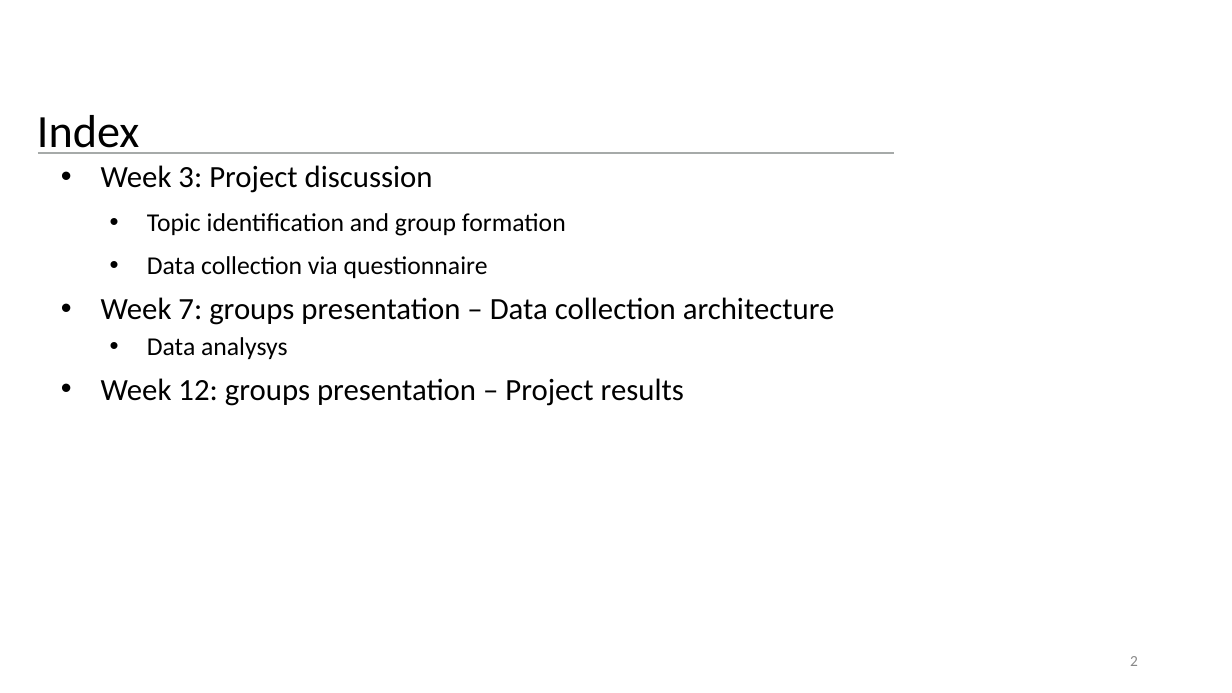
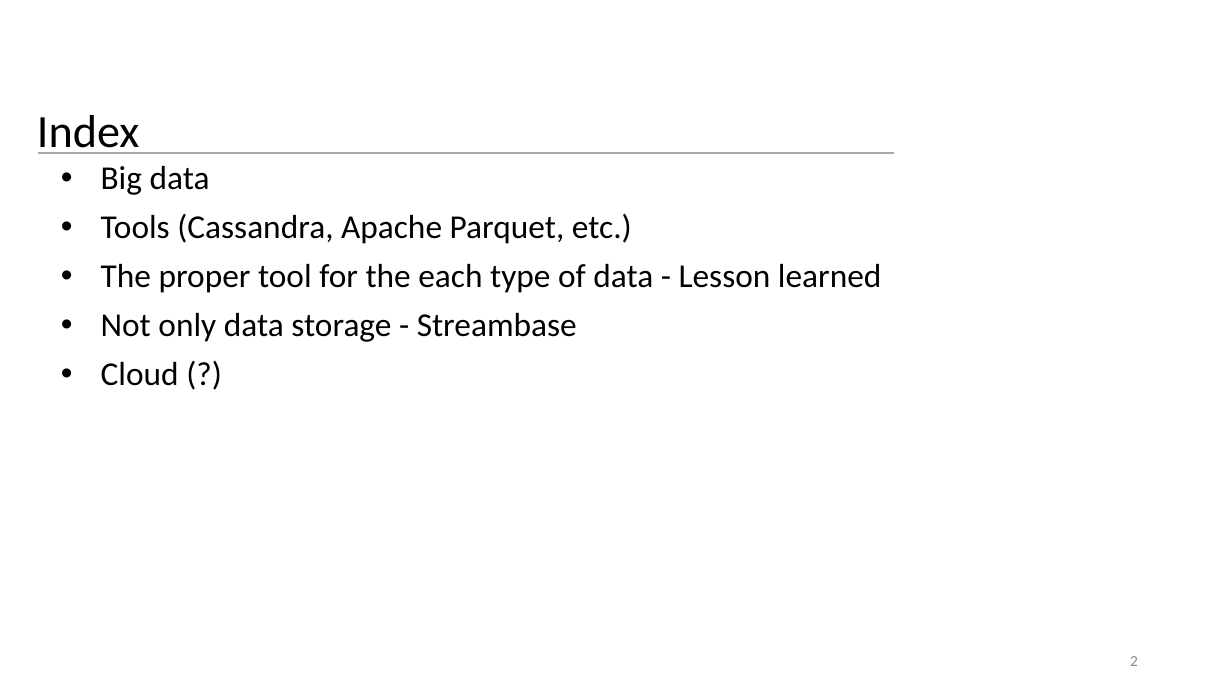
Before and after one commit to UNITN-SHB-2020/unitn-shb-2021.github.io, a slide deck: slide 2 of material/slides/L16.Big.Data.Storage.Solutions.pptx. Drawn at 1232x693 pixels with LibreOffice and Linux fonts; fonts in the diff are those of the drawing; background and template pictures are left out. Boxes give left, top, right and bottom in pixels: in the first picture for what was removed or moved away, otherwise in the second. Text is boxed around its words. In the diff, an @@ line names an element or a change of style, - is before the commit and + after.

```diff
--- a/material/slides/L16.Big.Data.Storage.Solutions.pptx
+++ b/material/slides/L16.Big.Data.Storage.Solutions.pptx
@@ text at (101, 166, 881, 386): text changed; size 24 to 26 pt @@
-• Week 3: Project discussion
-  • Topic identification and group formation
-  • Data collection via questionnaire
-• Week 7: groups presentation – Data collection architecture
-  • Data analysys
-• Week 12: groups presentation – Project results
+• Big data
+• Tools (Cassandra, Apache Parquet, etc.)
+• The proper tool for the each type of data - Lesson learned
+• Not only data storage - Streambase
+• Cloud (?)
```
Also in this commit, not shown: 4 other files.
